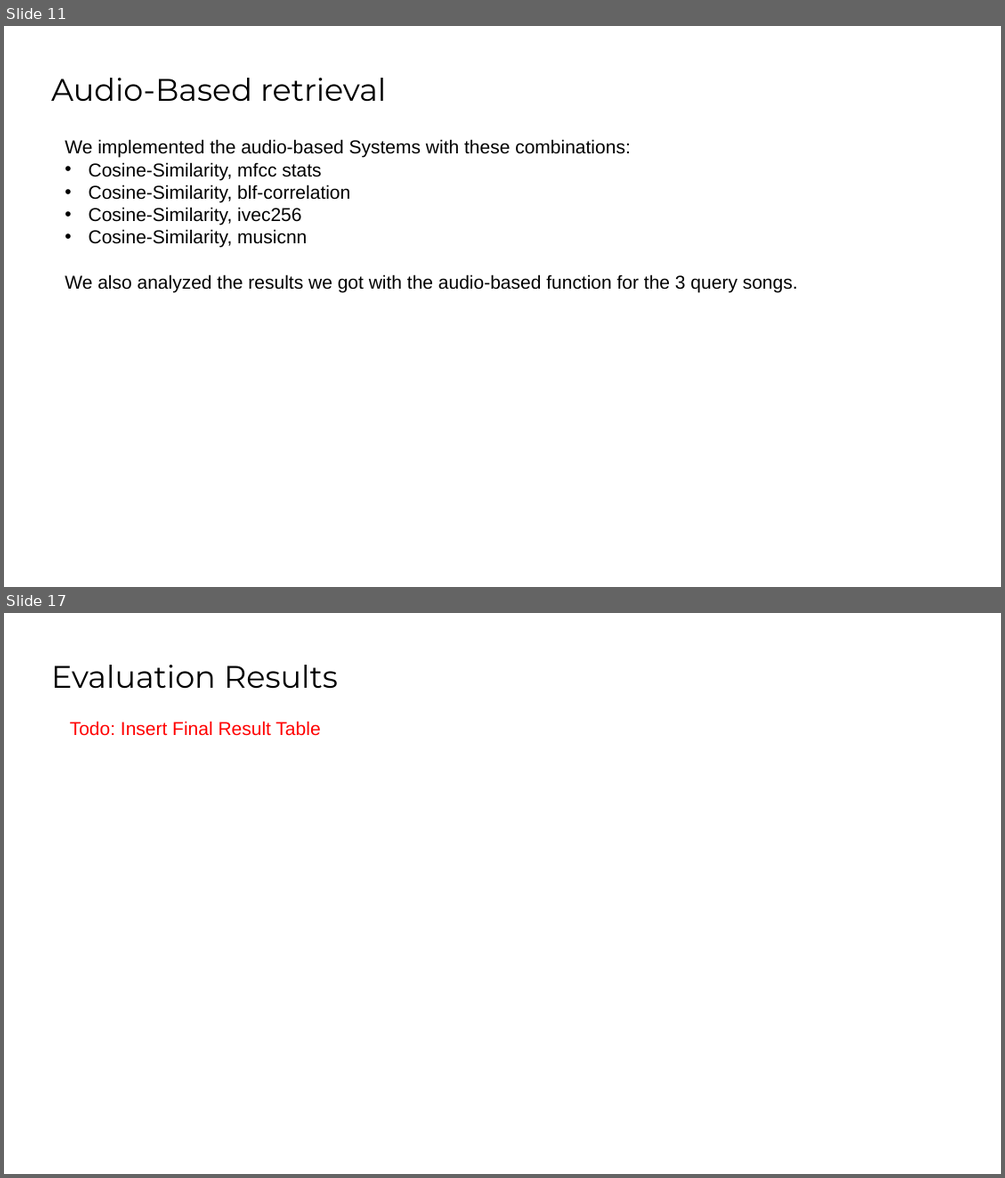
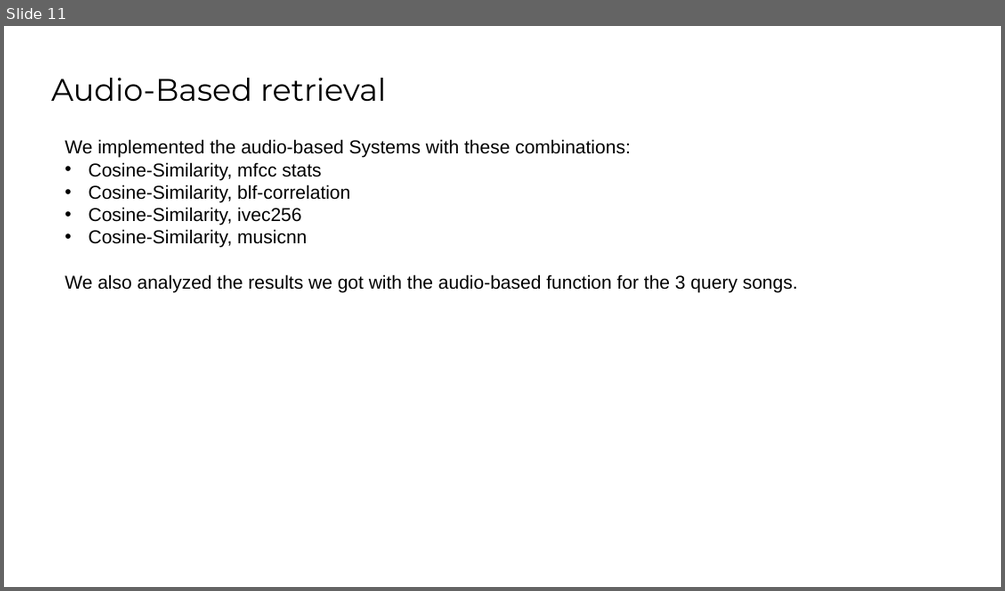
Before and after one commit to SaraCoolman/MMSR, a slide deck: project_3_team_E/Final Presentation.pptx. Shown one above the other, each under a label of ours: slides 11 and 17 before the commit, slide 11 after it; the slides between them are not shown. The pictures are 1005x1178 and 1005x591 pixels, drawn with LibreOffice and Linux fonts; fonts in the diff are those of the drawing; background and template pictures are left out. Boxes give left, top, right and bottom in pixels: in the first picture for what was removed or moved away, otherwise in the second. Text is boxed around its words. In the diff, an @@ line names an element or a change of style, - is before the commit and + after.

Commit message:
added results, changed presentation

```diff
--- a/project_3_team_E/Final Presentation.pptx
+++ b/project_3_team_E/Final Presentation.pptx
@@ slide 17 removed at (x1=4, y1=613, x2=1001, y2=1174), background #FFFFFF @@
@@ title removed at (x1=51, y1=665, x2=338, y2=688) @@
-Evaluation Results
@@ text removed at (x1=70, y1=721, x2=320, y2=736) @@
-Todo: Insert Final Result Table
```
Also in this commit, not shown: 13 slides changed, 1 slide added, 1 other file.
